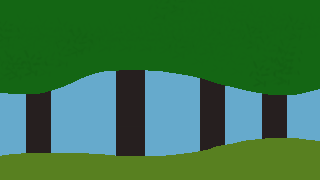
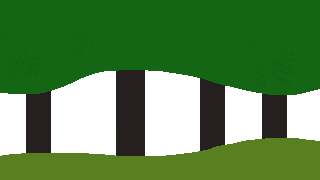
Two versions of the same layered image (320×180). Layer-by-layer changes:
hid "Background" over 0, 70, 320, 156
